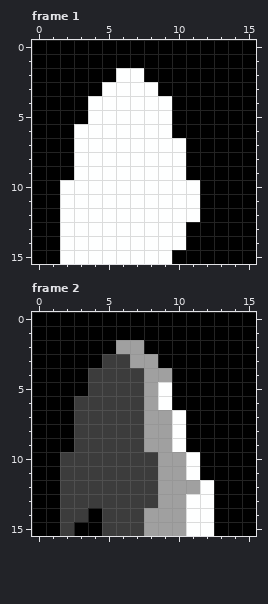
A pixel-art file gets an edit: art/sprite_tiles/longsword_north_1.aseprite. That is the earlier state.
16x16 pixels, 4 frames. Shown: frame 1, frame 2.
Once edited:
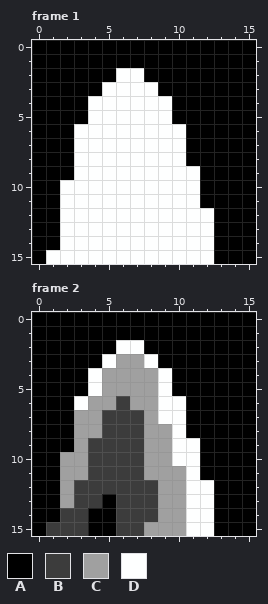
Palette (. is transparent): A #000000  B #3c3c3c  C #a0a0a0  D #feffff
The exact change:
Frame 1:
Colour D replaces colour A in row 6 at x 10; in row 9 at x 11; in row 12 at x 12; in rows 13 to 14 at x 11 to 12; in row 15 at x 1 and 10 to 12.
Frame 2:
Colour A replaces colour B in rows 13 to 15 at x 5.
Colour B replaces colour A in row 15 at x 1 and 3.
Colour B replaces colour C in row 14 at x 8.
Colour C replaces colour B in row 3 at x 6; in rows 4 to 5 at x 5 to 7; in row 6 at x 4 to 5 and 7; in rows 7 to 8 at x 3 to 4; in row 9 at x 3; in rows 10 to 11 at x 2 to 3 and 8.
Colour C replaces colour B in rows 12 to 13 at x 2.
Colour D replaces colour A in row 6 at x 10; in row 9 at x 11.
Colour D replaces colour B in row 3 at x 5; in rows 4 to 5 at x 4; in row 6 at x 3.
Colour D replaces colour C in row 2 at x 6 to 7; in row 3 at x 8; in row 4 at x 9; in row 7 at x 9; in row 10 at x 10; in row 12 at x 11.
Pixel boxes of the changes (left, top, right, bottom) in both pictures:
changed: (172, 124, 214, 264)
changed: (46, 250, 60, 264)
changed: (46, 340, 200, 536)
